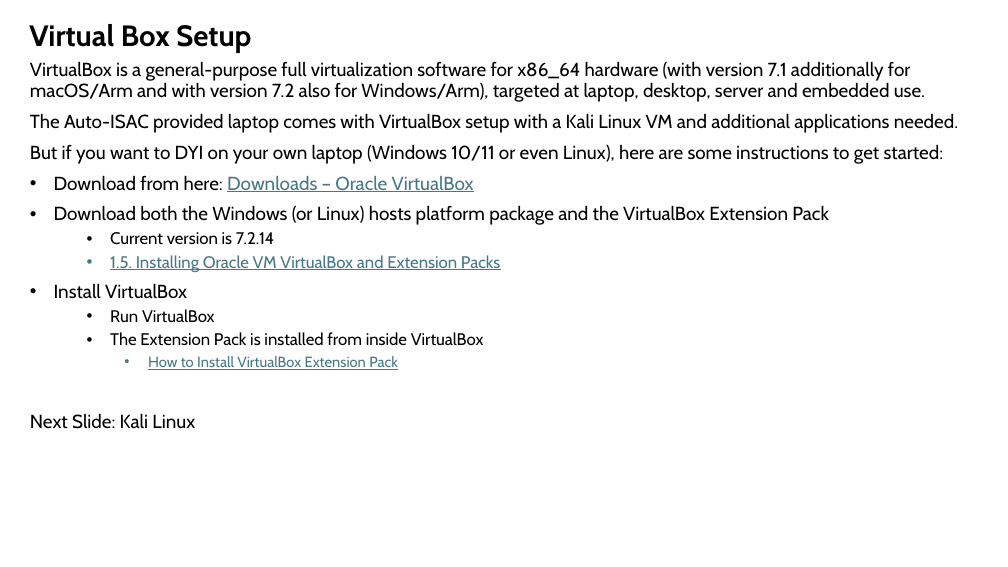
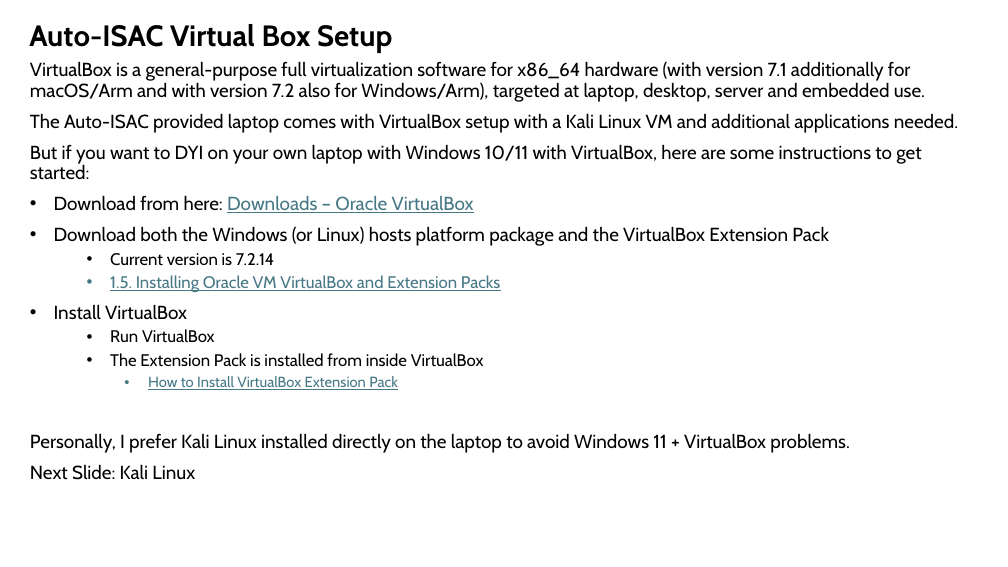
Before and after one commit to nprobert/AutoISAC-ACT-AdvWireless, a slide deck: slide 1 of 0 ACT AW - Setup.pptx. Drawn at 1008x567 pixels with LibreOffice and Linux fonts; fonts in the diff are those of the drawing. Boxes give left, top, right and bottom in pixels: in the first picture for what was removed or moved away, otherwise in the second. Text is boxed around its words. In the diff, an @@ line names an element or a change of style, - is before the commit and + after.

Commit message:
Updated

```diff
--- a/0 ACT AW - Setup.pptx
+++ b/0 ACT AW - Setup.pptx
@@ text at <box>29,24,392,53</box>: text changed @@
-Virtual Box Setup
+Auto-ISAC Virtual Box Setup
@@ text at <box>30,144,921,180</box>: text changed @@
-But if you want to DYI on your own laptop (Windows 10/11 or even Linux), here are some instructions to get started:
+But if you want to DYI on your own laptop with Windows 10/11 with VirtualBox, here are some instructions to get started:
@@ text at <box>30,433,849,453</box>: paragraph added @@
+Personally, I prefer Kali Linux installed directly on the laptop to avoid Windows 11 + VirtualBox problems.
```
Also in this commit, not shown: 1 other slide changed.
